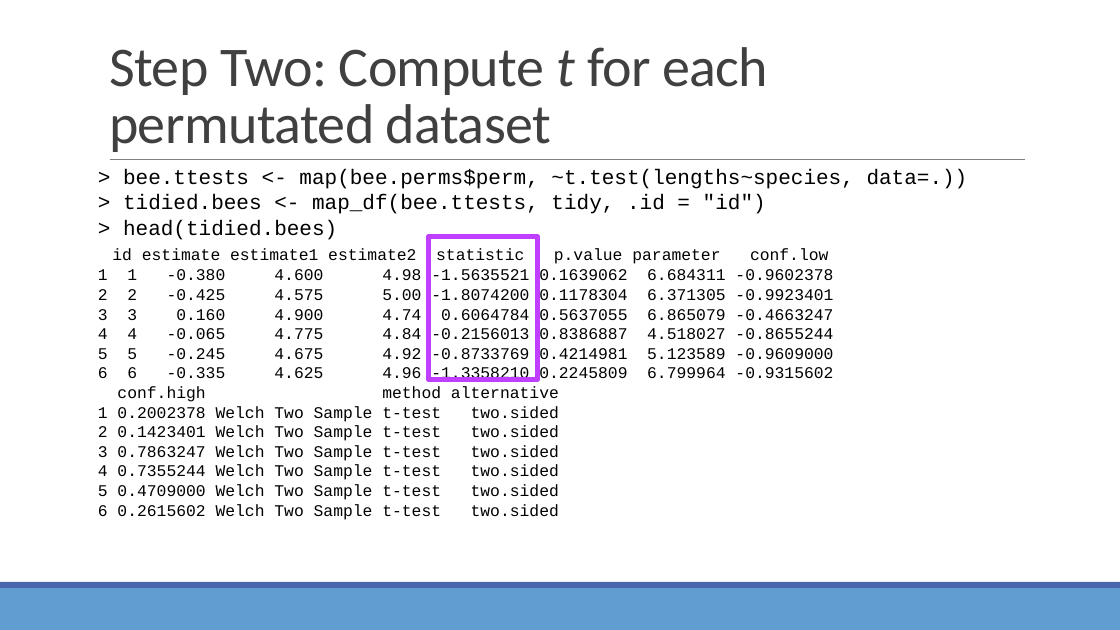
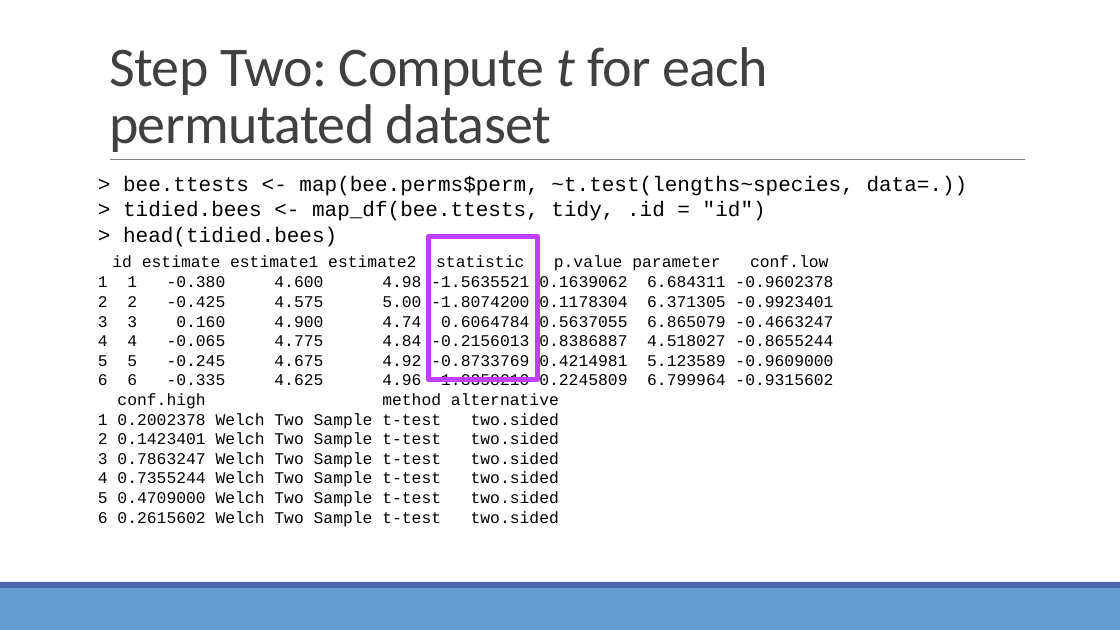
Before and after one commit to sjspielman/bio5312_fall2017, a slide deck: slide 27 of slides/day8_resampling_multtesting.pptx. Drawn at 1120x630 pixels with LibreOffice and Linux fonts; fonts in the diff are those of the drawing. Boxes give left, top, right and bottom in pixels: in the first picture for what was removed or moved away, otherwise in the second. Text is boxed around its words. In the diff, an @@ line names an element or a change of style, - is before the commit and + after.

```diff
--- a/slides/day8_resampling_multtesting.pptx
+++ b/slides/day8_resampling_multtesting.pptx
@@ text "> bee.ttests <- map(bee.perms$perm, ~t.test(lengths~species, ...": place and size @@
-text "> bee.ttests <- map(bee.perms$perm, ~t.test(lengths~species, ..." at <box>98,169,968,520</box>
+text "> bee.ttests <- map(bee.perms$perm, ~t.test(lengths~species, ..." at <box>98,176,968,527</box>
```
Also in this commit, not shown: 6 other slides changed, 2 slides added, 10 other files.
